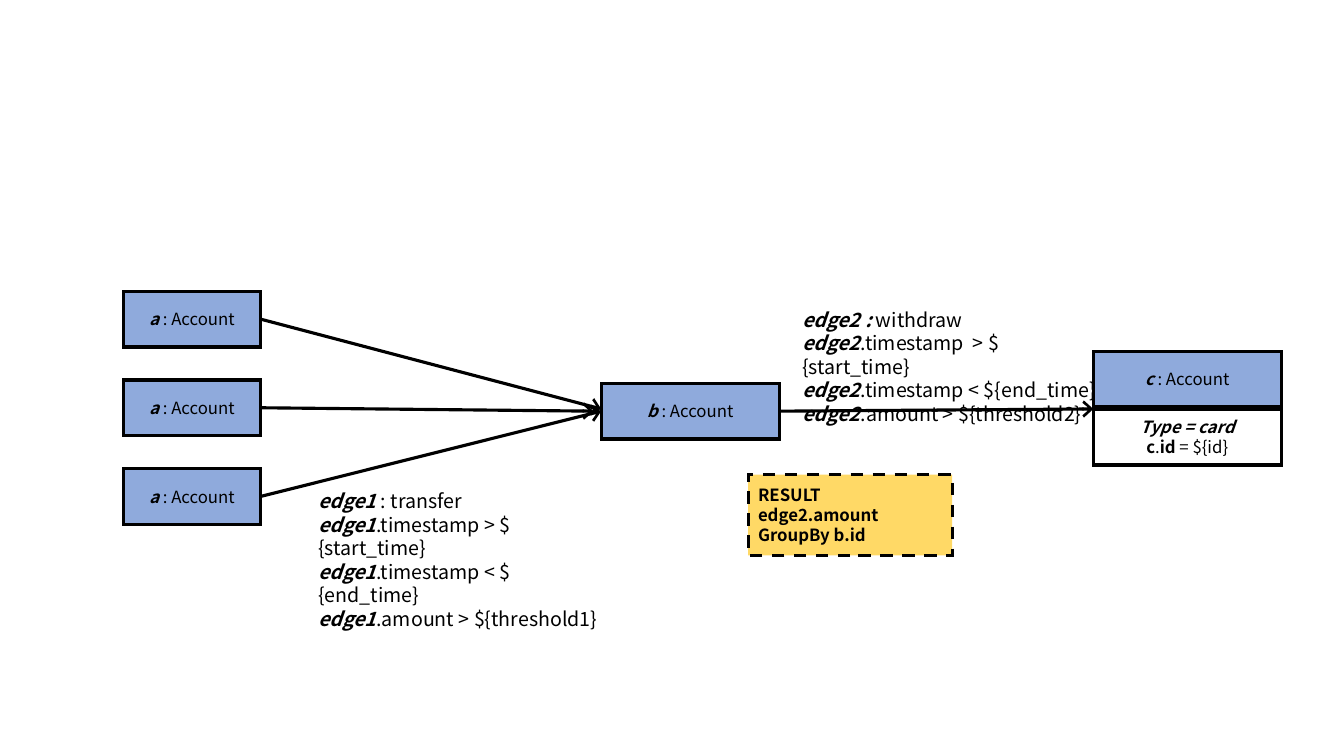
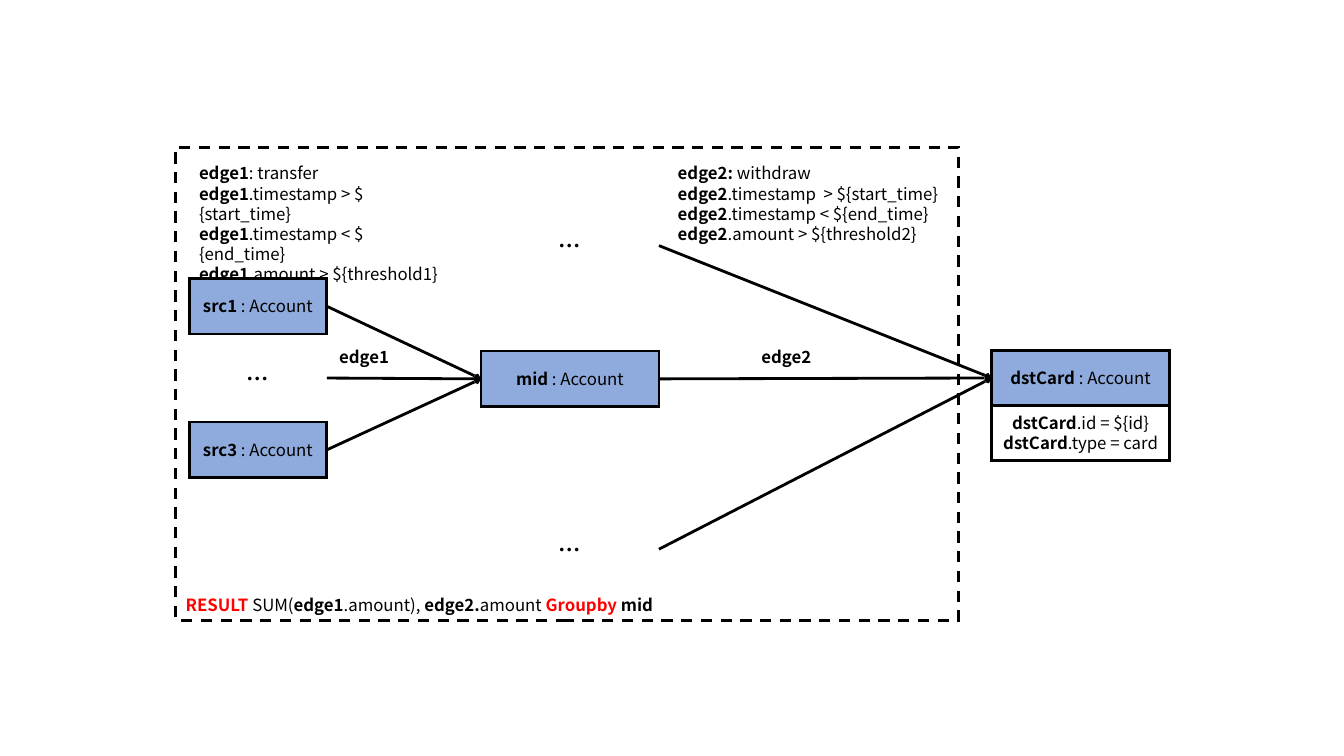
Before and after one commit to ldbc/ldbc_finbench_docs, a slide deck: slide 6 of patterns/transaction-complex-read.pptx. Drawn at 1344x756 pixels with LibreOffice and Linux fonts; fonts in the diff are those of the drawing. Boxes give left, top, right and bottom in pixels: in the first picture for what was removed or moved away, otherwise in the second. Text is boxed around its words. In the diff, an @@ line names an element or a change of style, - is before the commit and + after.

```diff
--- a/patterns/transaction-complex-read.pptx
+++ b/patterns/transaction-complex-read.pptx
@@ rectangle "RESULT SUM(edge1.amount), edge2.amount Groupby mid": place and size @@
-rectangle "RESULT SUM(edge1.amount), edge2.amount Groupby mid" at box(748, 475, 952, 556)
+rectangle "RESULT SUM(edge1.amount), edge2.amount Groupby mid" at box(175, 147, 959, 620)
@@ rectangle "RESULT SUM(edge1.amount), edge2.amount Groupby mid" at box(175, 147, 959, 620): vertical alignment middle to bottom; fill #FFD966 to none; outline #000000 2.25 pt dashed to #000000 2 pt dashed @@
@@ text "edge1: transfer": place and size @@
-text "edge1: transfer" at box(318, 492, 597, 631)
+text "edge1: transfer" at box(199, 165, 437, 283)
@@ text at box(199, 165, 318, 183): text changed; size 14 to 12 pt @@
-edge1 : transfer
+edge1: transfer
@@ text "edge2: withdraw": place and size @@
-text "edge2: withdraw" at box(802, 311, 1096, 426)
+text "edge2: withdraw" at box(678, 165, 938, 244)
@@ text at box(678, 165, 811, 183): text changed; size 14 to 12 pt @@
-edge2 : withdraw
+edge2: withdraw
@@ text at box(199, 186, 437, 283): size 14 to 12 pt in "edge1.timestamp > ${start_time}", "edge1.timestamp < ${end_time}", "edge1.amount > ${threshold1}"; italic off in "edge1.timestamp", "edge1.timestamp", "edge1.amount" @@
@@ text at box(678, 186, 938, 244): size 14 to 12 pt in "edge2.timestamp > ${start_time}", "edge2.timestamp < ${end_time}", "edge2.amount > ${threshold2}"; italic off in "edge2.timestamp", "edge2.timestamp", "edge2.amount" @@
@@ rectangle "src1 : Account": place and size @@
-rectangle "src1 : Account" at box(123, 291, 261, 347)
+rectangle "src1 : Account" at box(190, 278, 328, 334)
@@ text in rectangle at box(203, 299, 312, 313): text changed @@
-a : Account
+src1 : Account
@@ arrow moved from (261, 320) - (601, 409) to (327, 307) - (481, 379) @@
@@ arrow (327, 307) - (481, 379): stroke #000000 2.25 pt to #000000 2 pt @@
@@ rectangle "mid : Account": place and size @@
-rectangle "mid : Account" at box(601, 383, 779, 439)
+rectangle "mid : Account" at box(481, 351, 659, 406)
@@ group added at box(190, 218, 992, 577): 5 texts, 2 arrows @@
+…
+…
+…
+edge1
+edge2
@@ rectangle "dstCard : Account": place and size @@
-rectangle "dstCard : Account" at box(1094, 352, 1281, 407)
+rectangle "dstCard : Account" at box(992, 350, 1171, 405)
@@ rectangle removed at box(123, 380, 261, 436) @@
-a : Account
@@ arrow moved from (261, 496) - (601, 411) to (327, 450) - (481, 379) @@
@@ arrow (327, 450) - (481, 379): stroke #000000 2.25 pt to #000000 2 pt @@
@@ arrow moved from (261, 408) - (594, 411) to (327, 378) - (481, 379) @@
@@ arrow (327, 378) - (481, 379): stroke #000000 2.25 pt to #000000 2 pt @@
@@ text in rectangle at box(516, 371, 623, 385): text changed @@
-b : Account
+mid : Account
@@ arrow moved from (779, 411) - (1094, 409) to (659, 379) - (992, 378) @@
@@ arrow (659, 379) - (992, 378): stroke #000000 2.25 pt to #000000 2 pt @@
@@ text in rectangle at box(1010, 370, 1150, 385): text changed @@
-c : Account
+dstCard : Account
@@ outline #000000 2.25 pt to #000000 2 pt in 5 elements at box(190, 278, 328, 334), box(992, 350, 1171, 405), box(190, 422, 328, 478), box(481, 351, 659, 406), box(992, 405, 1171, 460) @@
@@ rectangle "dstCard.id = ${id}": place and size @@
-rectangle "dstCard.id = ${id}" at box(1094, 409, 1281, 465)
+rectangle "dstCard.id = ${id}" at box(992, 405, 1171, 460)
@@ text in rectangle at box(1003, 415, 1158, 453): text changed; bold off @@
-Type = card
-c.id = ${id}
+dstCard.id = ${id}
+dstCard.type = card
@@ rectangle "src3 : Account": place and size @@
-rectangle "src3 : Account" at box(123, 469, 261, 524)
+rectangle "src3 : Account" at box(190, 422, 328, 478)
@@ text in rectangle at box(203, 443, 312, 457): text changed @@
-a : Account
+src3 : Account
@@ text in rectangle at box(186, 597, 653, 615): text changed @@
-RESULT edge2.amount
-GroupBy b.id
+RESULT SUM(edge1.amount), edge2.amount Groupby mid
```
Also in this commit, not shown: 11 other slides changed, 3 slides added, 2 slides removed, 36 other files.
